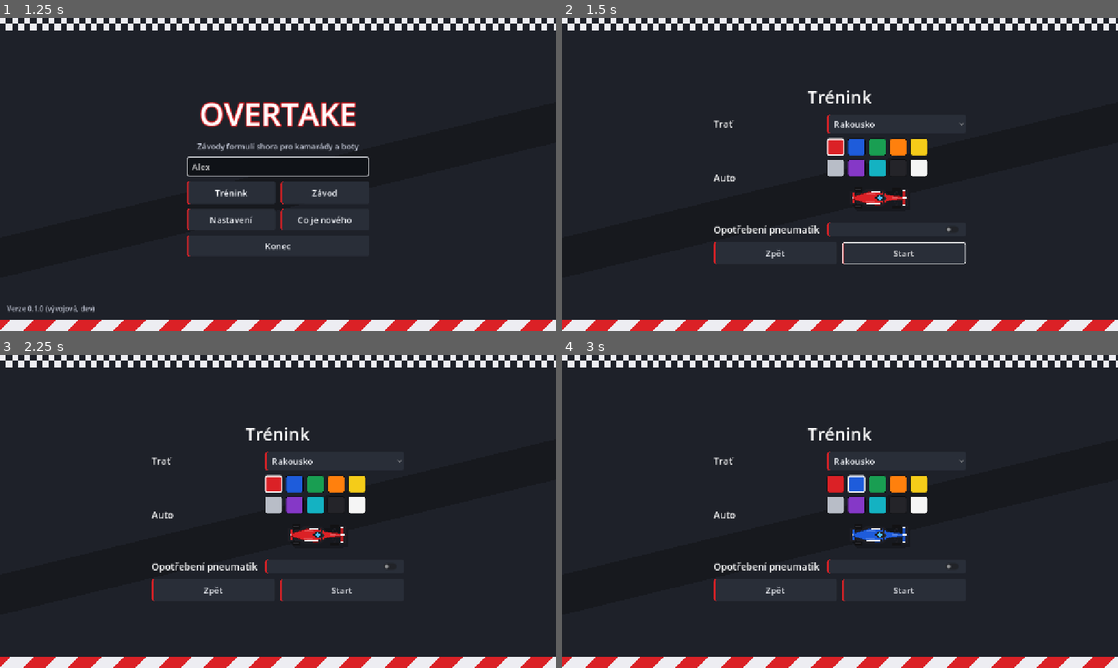
Above: before the commit, frames 1-4 (two rows, left to right).
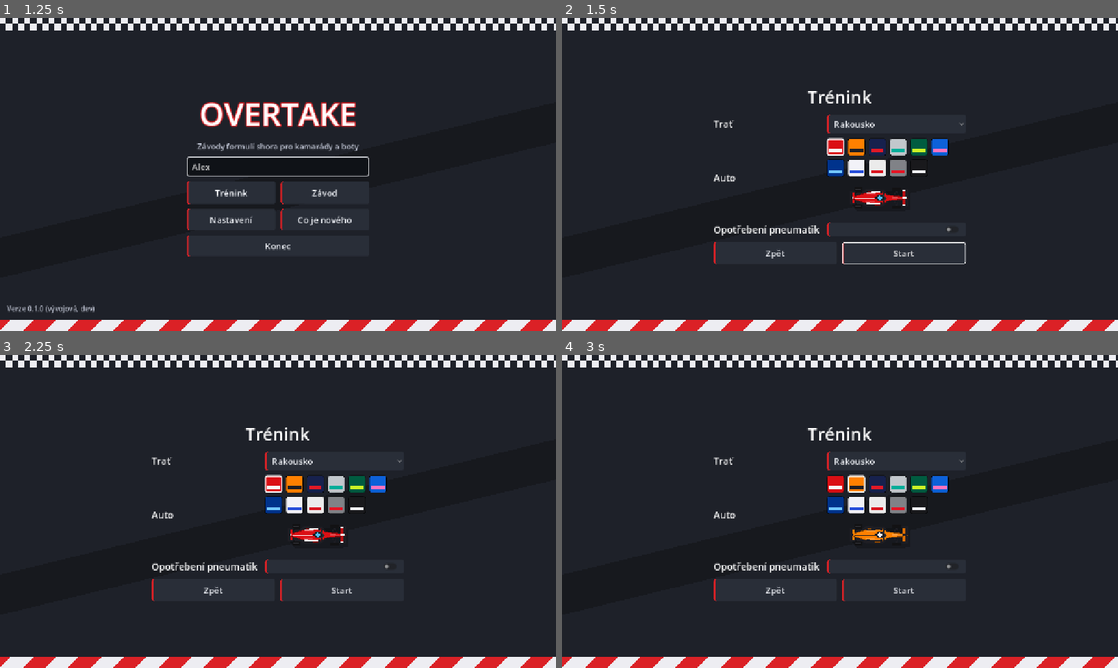
Above: after the commit, the same moments.

Repository: nejhorsiprogramatorsveta/overtake
Game: Godot game, scene res://src/ui/main_menu.tscn
The game is run twice, just before and just after one commit, with the same random seed, the same clock (stepped at 60 frames per second) and the same inputs.
Inputs (mouse positions are in pixels of both pictures, inside the frame that each line leads up to):
- Up to frame 1 (1.25 s): click (278, 168) at 0.52 s; type "Alex" at 0.6 s
- Up to frame 2 (1.5 s): click "Trénink" at 1.25 s
- Up to frame 3 (2.25 s): click (272, 483) at 2.02 s
- Up to frame 4 (3 s): click (856, 483) at 2.77 s

Frame 1 is identical in both runs. In frame 2, 1.6% of the frame differs, in the area x 47-70%, y 38-60%; in frame 3, 1.6%; in frame 4, 1.8%.

Commit message:
feat: car colour schemes of the 2026 grid
Eleven body + accent schemes in the 2026 cars' colours (generic names,
no team names, logos or livery graphics), accent stripe on the swatches.

Co-Authored-By: Claude Opus 5.5 <noreply@anthropic.com>

Diff:
--- a/localization/translations.csv
+++ b/localization/translations.csv
@@ -26,22 +26,23 @@
 GRID_POLE,Pole position
 CHANGELOG_BOTS,"Boti: 0–11 soupeřů ve čtyřech obtížnostech jezdí po ideální stopě, používají KERS a chodí do boxů."
 CHANGELOG_RACING_LINE,"Ideální stopa vede plynulými oblouky (ven – vrchol – ven); tabule BP i boti z ní vycházejí. Rychlé kolo na Rakousku trvá zhruba 42–45 s."
-COLOR_RED,Červená
-COLOR_BLUE,Modrá
-COLOR_GREEN,Zelená
-COLOR_ORANGE,Oranžová
-COLOR_YELLOW,Žlutá
-COLOR_SILVER,Stříbrná
-COLOR_PURPLE,Fialová
-COLOR_TEAL,Tyrkysová
-COLOR_BLACK,Černá
-COLOR_WHITE,Bílá
+COLOR_RED,Rudá s bílou
+COLOR_PAPAYA,Papájová s černou
+COLOR_NAVY,Tmavě modrá s červenou
+COLOR_SILVER,Stříbrná s tyrkysovou
+COLOR_GREEN,Závodní zelená s limetkovou
+COLOR_BLUE_PINK,Modrá s růžovou
+COLOR_BLUE,Královská modrá se světle modrou
+COLOR_WHITE_BLUE,Bílá s modrou
+COLOR_WHITE_RED,Bílá s červenou
+COLOR_TITANIUM,Titanová s červenou
+COLOR_BLACK,Černá s bílou
 CHANGELOG_SETUP,"Trénink a Závod mají vlastní obrazovku nastavení: trať, barva auta, opotřebení pneumatik a počet kol."
 HUD_LAP_OF,Kolo {lap}/{total}
 HUD_ON_GRID,Na roštu
 HUD_KERS,KERS
 KERS_RELEASED,KERS uvolněn
-CHANGELOG_CAR_LOOK,"Nové monoposty ve stylu formulí 2026: užší přední pneumatiky, halo, štíhlé bočnice, aktivní aerodynamika (klapky křídel se na rovince otevřou), natáčení předních kol a stín."
+CHANGELOG_CAR_LOOK,"Nové monoposty ve stylu formulí 2026: užší přední pneumatiky, halo, štíhlé bočnice, aktivní aerodynamika (klapky křídel se na rovince otevřou), natáčení předních kol a stín. Barvy aut podle monopostů ročníku 2026."
 CHANGELOG_TRACK_LOOK,"Nový vzhled trati: vyježděná stopa a stopy smyků na asfaltu, zrnitý kačírek, bariéry z pneumatik, tribuny s diváky, lesy, budova boxů a namalovaný startovní rošt."
 PIT_BOARD,PIT
 PIT_TITLE,PITSTOP
--- a/src/car/car.gd
+++ b/src/car/car.gd
@@ -26,6 +26,7 @@
 	view = CarView.new()
 	view.body_color = color
 	view.helmet_color = CarColors.helmet_for(color)
+	view.accent_color = CarColors.accent_for(color)
 	view.tuning = tuning
 	add_child(view)
 
--- a/src/car/car_colors.gd
+++ b/src/car/car_colors.gd
@@ -1,15 +1,31 @@
 class_name CarColors
-## Car colours to choose from (plain colours, no real team liveries). Bots take the others.
+## Car colour schemes: body + accent, in the colours of the 2026 grid (user 2026-11-22). Only the
+## colours - no team names, logos, sponsors or livery graphics (generic names in the menu).
+## The player picks one, the bots take the others.
 
 const COLORS: Array[Color] = [
-	Color(0.86, 0.13, 0.15), Color(0.12, 0.36, 0.86), Color(0.1, 0.62, 0.32), Color(1.0, 0.5, 0.05),
-	Color(0.96, 0.8, 0.1), Color(0.72, 0.74, 0.78), Color(0.52, 0.22, 0.78), Color(0.08, 0.7, 0.76),
-	Color(0.14, 0.14, 0.16), Color(0.96, 0.96, 0.96),
+	Color(0.86, 0.06, 0.08), Color(1.0, 0.5, 0.0), Color(0.09, 0.13, 0.3), Color(0.76, 0.78, 0.8),
+	Color(0.0, 0.36, 0.25), Color(0.05, 0.38, 0.85), Color(0.0, 0.2, 0.55), Color(0.95, 0.95, 0.97),
+	Color(0.92, 0.92, 0.92), Color(0.5, 0.51, 0.53), Color(0.1, 0.1, 0.11),
+]
+## Accent colour of each scheme (nose tip, stripe, wing details).
+const ACCENTS: Array[Color] = [
+	Color(0.97, 0.97, 0.97), Color(0.12, 0.12, 0.14), Color(0.88, 0.1, 0.15), Color(0.0, 0.68, 0.6),
+	Color(0.8, 0.95, 0.15), Color(1.0, 0.45, 0.75), Color(0.45, 0.78, 1.0), Color(0.15, 0.3, 0.85),
+	Color(0.85, 0.08, 0.12), Color(0.9, 0.08, 0.14), Color(0.95, 0.95, 0.96),
 ]
 const NAME_KEYS: Array[String] = [
-	"COLOR_RED", "COLOR_BLUE", "COLOR_GREEN", "COLOR_ORANGE", "COLOR_YELLOW",
-	"COLOR_SILVER", "COLOR_PURPLE", "COLOR_TEAL", "COLOR_BLACK", "COLOR_WHITE",
+	"COLOR_RED", "COLOR_PAPAYA", "COLOR_NAVY", "COLOR_SILVER", "COLOR_GREEN", "COLOR_BLUE_PINK",
+	"COLOR_BLUE", "COLOR_WHITE_BLUE", "COLOR_WHITE_RED", "COLOR_TITANIUM", "COLOR_BLACK",
 ]
+
+
+## Accent of a scheme by its body colour (a colour outside the list gets white or dark).
+static func accent_for(body: Color) -> Color:
+	for i in COLORS.size():
+		if COLORS[i].is_equal_approx(body):
+			return ACCENTS[i]
+	return Color(0.12, 0.12, 0.14) if body.get_luminance() > 0.6 else Color(0.96, 0.96, 0.97)
 
 
 ## Helmet colours (contrasting, picked per car colour).
--- a/src/car/car_view.gd
+++ b/src/car/car_view.gd
@@ -5,7 +5,8 @@
 ## tyres, a front wing narrower than the car, slim sidepods over a wide floor, halo, mirrors,
 ## and active aero - the flaps of both wings open on the straights (visual only). The front
 ## wheels turn with the steering, the shadow falls away from the sun (top left) whatever the
-## heading. Plain colours with an own accent stripe - no real team's car, livery or logo.
+## heading. Body + accent colour (CarColors: the 2026 grid's colours) - no real team's livery
+## graphics, names or logos.
 ## Local units are metres, the nose points to +x.
 
 const TYRE := Color(0.07, 0.07, 0.08)
@@ -26,6 +27,7 @@
 
 var body_color := Color(0.86, 0.13, 0.15)
 var helmet_color := Color(0.98, 0.85, 0.2)
+var accent_color := Color(0.96, 0.96, 0.97)
 var tuning: CarTuning
 var braking := false:
 	set(value):
@@ -57,7 +59,7 @@
 	var half_l := (tuning.length if tuning else 5.2) * 0.5
 	var half_w := (tuning.width if tuning else 1.9) * 0.5
 	var rear_axle := FRONT_AXLE - WHEELBASE
-	var accent := CARBON if body_color.get_luminance() > 0.6 else Color(0.96, 0.96, 0.97)
+	var accent := accent_color
 	_draw_shadow(half_l, half_w)
 	# Floor (wider than the sidepods, dark) and suspension arms.
 	_poly(_mirrored([Vector2(0.75, 0.42), Vector2(0.35, 0.74), Vector2(-1.2, 0.76), Vector2(-1.35, 0.62),
@@ -142,13 +144,13 @@
 	_poly([Vector2(half_l - 0.08, 0.0), Vector2(half_l - 0.2, 0.08), Vector2(2.05, 0.12), Vector2(2.05, -0.12),
 			Vector2(half_l - 0.2, -0.08)], accent)
 	for side: float in [-1.0, 1.0]:
-		draw_line(Vector2(0.15, side * 0.56), Vector2(-1.1, side * 0.5), accent, 0.07)
+		draw_line(Vector2(0.15, side * 0.54), Vector2(-1.1, side * 0.47), accent, 0.12)
 		# Sidepod inlet and mirror.
 		_poly([Vector2(0.32, side * 0.57), Vector2(0.12, side * 0.6), Vector2(0.1, side * 0.4), Vector2(0.3, side * 0.36)], CARBON)
 		draw_rect(Rect2(0.38, side * 0.47 - 0.06, 0.12, 0.12), CARBON)
 		draw_line(Vector2(0.44, side * 0.3), Vector2(0.44, side * 0.42), CARBON, 0.04)
 	# Engine cover spine with the fin, airbox above the driver.
-	draw_line(Vector2(-0.45, 0.0), Vector2(-2.15, 0.0), body_color.darkened(0.3), 0.06)
+	draw_line(Vector2(-0.45, 0.0), Vector2(-2.15, 0.0), accent, 0.1)
 	draw_rect(Rect2(-0.42, -0.1, 0.16, 0.2), CARBON)
 	# Cockpit, driver, halo.
 	_poly([Vector2(0.58, 0.0), Vector2(0.48, 0.2), Vector2(-0.1, 0.24), Vector2(-0.22, 0.16), Vector2(-0.22, -0.16),
--- a/src/ui/session_setup.gd
+++ b/src/ui/session_setup.gd
@@ -53,7 +53,7 @@
 	var car_box := VBoxContainer.new()
 	grid.add_child(car_box)
 	var swatches := GridContainer.new()
-	swatches.columns = 5
+	swatches.columns = 6
 	swatches.add_theme_constant_override("h_separation", 8)
 	swatches.add_theme_constant_override("v_separation", 8)
 	car_box.add_child(swatches)
@@ -62,6 +62,15 @@
 		swatch.custom_minimum_size = SWATCH
 		swatch.tooltip_text = CarColors.NAME_KEYS[i]
 		swatch.pressed.connect(_select_color.bind(i))
+		var stripe := ColorRect.new()
+		stripe.color = CarColors.ACCENTS[i]
+		stripe.mouse_filter = Control.MOUSE_FILTER_IGNORE
+		stripe.anchor_top = 0.62
+		stripe.anchor_right = 1.0
+		stripe.anchor_bottom = 0.8
+		stripe.offset_left = 5.0
+		stripe.offset_right = -5.0
+		swatch.add_child(stripe)
 		swatches.add_child(swatch)
 		_swatches.append(swatch)
 	var preview_box := Control.new()
@@ -138,6 +147,7 @@
 			_swatches[i].add_theme_stylebox_override(state, style)
 	_preview.body_color = CarColors.color(index)
 	_preview.helmet_color = CarColors.helmet_for(_preview.body_color)
+	_preview.accent_color = CarColors.accent_for(_preview.body_color)
 	_preview.queue_redraw()
 
 
--- a/tests/test_car_view.gd
+++ b/tests/test_car_view.gd
@@ -42,3 +42,11 @@
 	var car := _car(30.0, true, false, -0.5)
 	check(is_equal_approx(car.view.steer_angle, -0.5 * tuning.max_steer_angle), "wheels turned left")
 	car.free()
+
+
+func test_colour_schemes_are_complete() -> void:
+	check_eq(CarColors.ACCENTS.size(), CarColors.COLORS.size(), "an accent for every body colour")
+	check_eq(CarColors.NAME_KEYS.size(), CarColors.COLORS.size(), "a name for every scheme")
+	check(CarColors.COLORS.size() >= 11, "enough schemes for a full grid (%d)" % CarColors.COLORS.size())
+	for i in CarColors.COLORS.size():
+		check(CarColors.accent_for(CarColors.COLORS[i]).is_equal_approx(CarColors.ACCENTS[i]), "accent of scheme %d" % i)
Not shown, changed: CLAUDE.md
Not shown, changed: docs/ARCHITECTURE.md
Not shown, changed: docs/PLAN.md
Not shown, changed: docs/PROGRESS.md
